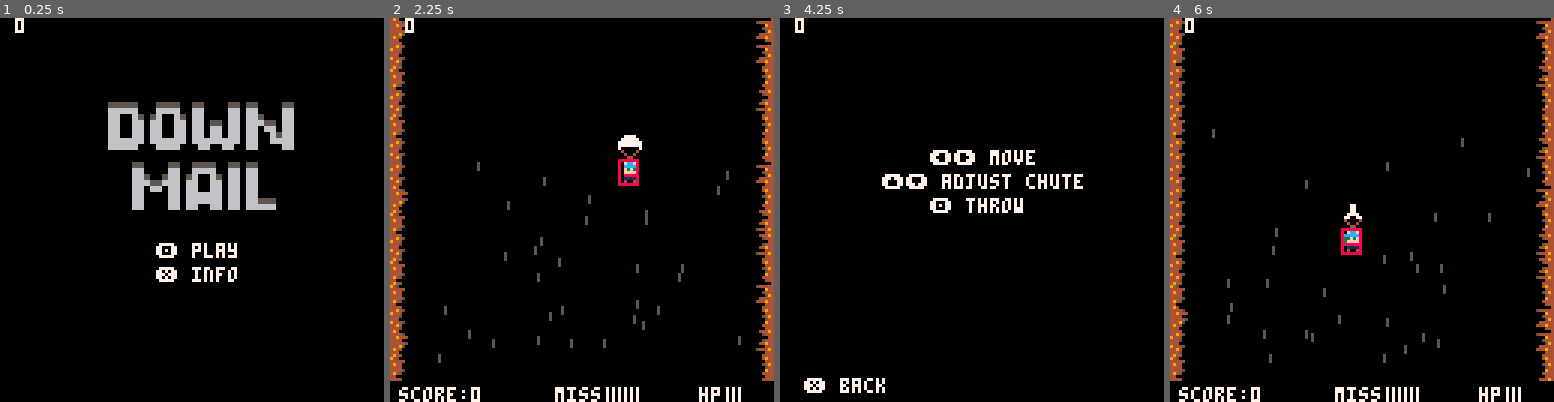
Above: before the commit, frames 1-4 (left to right).
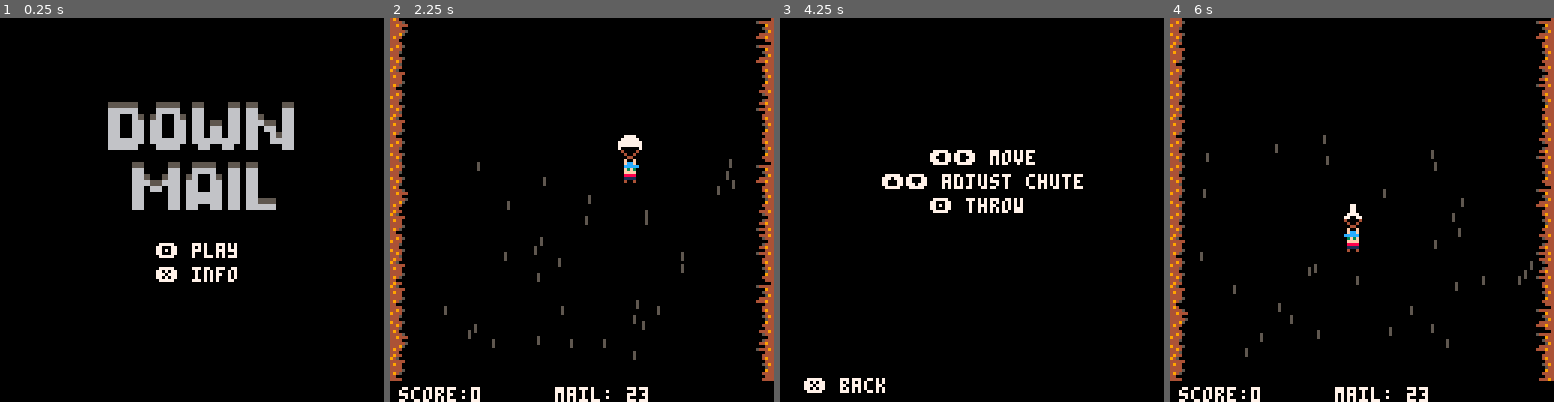
Above: after the commit, the same moments.

Repository: sugarvoid/down-mail
Game: PICO-8 cartridge down_mail.p8
The game is run twice, just before and just after one commit, with the same random seed, the same clock (stepped at 60 frames per second) and the same inputs.
Inputs:
- Up to frame 1 (0.25 s): no input
- Up to frame 2 (2.25 s): tap X (X key) at 0.33, 1.07, 1.85 s; tap O (Z key) at 0.7, 1.7, 2.1 s; hold Right 1.6-2.1 s; hold Up from 2.15 s (still down)
- Up to frame 3 (4.25 s): release Up at 2.42 s; hold Right 2.47-3.03 s; tap O (Z key) every 0.4 s from 2.5 to 4.1 s; tap X (X key) at 2.97, 4.08 s; hold Left 3.08-3.58 s; hold Down 3.63-3.97 s; hold Right from 4.02 s (still down)
- Up to frame 4 (6 s): tap O (Z key) every 0.4 s from 4.5 to 5.7 s; release Right at 4.68 s; hold Up 4.73-5.03 s; hold Left 5.08-5.68 s; tap X (X key) at 5.2 s; hold Down from 5.73 s (still down)

The runs differ from the first frame. In frame 1, less than 0.1% of the frame differs, in the area x 3-7%, y 0-4%; in frame 2, 1.1%; in frame 3, less than 0.1%; in frame 4, 2.0%, in the area x 3-95%, y 0-100%.

Commit message:
Remove more unused code

Diff:
--- a/src/letter.lua
+++ b/src/letter.lua
@@ -54,12 +54,9 @@
         if self.x <= 0 or self.x >= 120 then
             if g_state == gamestates.game then
                 p1.misses += 1
-                if #twisters < 3 then
+                if #twisters < 10 then
                    spawn_twister(self.x, self.y)
                    sfx(14)
-                elseif #twisters == 3 then
-                    --test_wormhole = worm_hole.new(p1.x, p1.y)
-                    --twisters = {}
                 end
                 explode(self.x, self.y, 3, 4, 4, 10)
             end
--- a/src/mailbox.lua
+++ b/src/mailbox.lua
@@ -2,8 +2,10 @@
 mailbox.__index = mailbox
 mailboxes = {}
 
-function spawn_mbox(lane)
+function spawn_mbox(lane, id)
     local _mb = setmetatable({}, mailbox)
+    _mb.r_id = id
+    _mb.is_customer = residents[id][1]
     _mb.m_type = nil --[[
         1=customer
         2=non_customers
@@ -11,23 +13,31 @@
         4=rainbow
     ]]
 
-    local rand = rnd()
+    if _mb.is_customer then
+        _mb.b_col = 12
+    else
+        _mb.b_col = 2
+    end
+
+    _mb.m_type = 1
+
+
 
     _mb.speed = rnd({0.7, 0.9, 1.3})
 
-	if rand <= 0.50 then -- 50% customer
-        _mb.m_type = 1
-        _mb.b_col = 12
-        --mb_tracker[1] += 1
-	elseif rand <= 0.90 then -- 40% non_customer
-		_mb.m_type = 2
-        _mb.b_col = 2
-        --mb_tracker[2] += 1
-	else                 -- 10% bonus
-		_mb.m_type = 3
-        _mb.b_col = 11
-        _mb.speed = 1.6
-	end
+	-- if rand <= 0.50 then -- 50% customer
+
+    --     _mb.b_col = 12
+    --     --mb_tracker[1] += 1
+	-- elseif rand <= 0.90 then -- 40% non_customer
+	-- 	_mb.m_type = 2
+    --     _mb.b_col = 2
+    --     --mb_tracker[2] += 1
+	-- else                 -- 10% bonus
+	-- 	_mb.m_type = 3
+    --     _mb.b_col = 11
+    --     _mb.speed = 1.6
+	-- end
 
     _mb.lane = lane
     _mb.x = lanes[lane][1]
@@ -36,7 +46,7 @@
     _mb.img = 21
     _mb.empty = true
     _mb.damaged = false
-    _mb.dx = 1.3
+    --_mb.dx = 1.3
     add(mailboxes, _mb)
     update_lane(lane, true)
 end
@@ -50,9 +60,9 @@
     end
 
     if self.y <= -16 then
-        if self.empty and self.b_col ~= 11 then
+        if self.empty and self.is_customer then
             print_debug("in update")
-            self:on_miss()
+            self:unsubscribe("miss")
         end
         del(mailboxes, self)
         update_lane(self.lane, false)
@@ -63,27 +73,17 @@
     end
 end
 
-function mailbox:on_miss()
-    print_debug("on missed called")
-    p1.missed_mb += 1
-    if p1.missed_mb == 5 then
-        goto_gameover(3)
-    end
-end
-
 function mailbox:take_damage()
     if self.empty then
        offset = 0.1
         sfx(3)
+        if self.empty and self.is_customer then
+            self:unsubscribe("crash")
+        end
         self.damaged = true
         self.img = 22
         self.speed = -2
-        p1.damaged_mb += 1
-        if p1.damaged_mb == 3 then
-            goto_gameover(3)
-        end
     end
-
 end
 
 function mailbox:draw()
@@ -116,27 +116,20 @@
 
 function mailbox:on_good_letter(_score)
     self.empty = false
+    self.img = 20
+    self.speed = 4
+    explode(self.x, self.y, 2, 6, self.b_col, 10)
+    sfx(4)
 
-    if self.b_col == 11 then
-        p1.deliveries += 1
-        update_score(10 * flr(_score) * 2)
-        deliveries[3] += 1
-        self.img = 20
-        self.speed = 4
-        explode(self.x, self.y, 2, 6, self.b_col, 10)
-        sfx(21)
-    else
-        p1.deliveries += 1
-        sfx(4)
+    if self.is_customer then
         update_score(10 * flr(_score))
-        --self:check(_score)
-        self.img = 20
-        explode(self.x, self.y, 2, 6, self.b_col, 10)
-        self.speed = 4
-    --else
-        --TODO: Make explode instead
-        --self:take_damage()
     end
 
+end
+
+
+function mailbox:unsubscribe(reason)
+    -- Change mailbox to a non-customer (red one)
+    residents[self.r_id][1] = false
 
 end
--- a/src/main.lua
+++ b/src/main.lua
@@ -1,3 +1,19 @@
+
+is_debug = false
+
+all_clocks = {
+    __clocks ={},
+    update=function(self)
+        for c in all(self.__clocks) do
+            c:update()
+        end
+    end,
+    add=function(self, c)
+        add(self.__clocks, c)
+    end,
+}
+
+
 
 
 function update_objects()
@@ -18,7 +34,7 @@
 function restart_game()
     misses_gui_x = 70
     day = 1
-    deliveries = { 0, 0, 0 }
+    --deliveries = { 0, 0, 0 }
     intro_t = 30 * 6
     day_t = 30 * 3
     post_t = 30 * 8
@@ -27,16 +43,22 @@
     --set_customers()
     score = 0
     init_wind()
-    deliveries_total = 0
-    missed_mb_total = 0
-    damaged_mb_total = 0
+    --deliveries_total = 0
+    --missed_mb_total = 0
+    --damaged_mb_total = 0
     p1 = init_player()
     change_state(gamestates.title)
 end
 
 function _init()
     game_clock = clock.new()
-    max_misses = 6
+    results_clock = clock.new()
+
+    all_clocks:add(game_clock)
+    all_clocks:add(results_clock)
+
+
+    --max_misses = 6
     poke(0x5f5c, 255)
     intro_t = 30 * 6
     day_t = 30 * 6
@@ -63,7 +85,7 @@
         { "mediocre mailman,", "does job" },
     }
 
-    is_debug = false
+
     map_y = 0
     game_over_x = -10
     score = 0
@@ -83,6 +105,16 @@
     missed_mb_total = 0
     damaged_mb_total = 0
 
+    customer_count = 10
+    noncustomer_count = 5
+    new_customers = 0
+
+    mailbox_num = 1
+
+
+    residents = {}
+    setup_residents()
+
     restart_game()
 end
 
@@ -133,8 +165,6 @@
 
         print(game_clock.seconds, 8, 0)
     end
-
-    print(object_count(), 5, 0, 7)
 end
 
 function check_input()
@@ -180,11 +210,11 @@
 end
 
 function update_play()
-    game_clock:update()
+
+    all_clocks:update()
 
     if game_clock.seconds >= level_length and object_count() == 0 then
         game_clock:stop()
-        print_debug("level over")
         goto_postday_tmr = 60
         sfx(22)
         clear_objs()
@@ -232,7 +262,7 @@
 end
 
 function update_postday()
-    game_clock:update()
+    all_clocks:update()
 
     if game_clock.seconds >= post_day_length then
         game_clock:stop()
@@ -246,7 +276,6 @@
     p1:update()
     update_letters()
     update_particles()
-    --update_rings()
     spawner:update()
 end
 
@@ -255,13 +284,8 @@
     for o in all(objects.back) do
         o:draw()
     end
-    -- if test_wormhole then
-    --     test_wormhole:draw()
-    -- end
-
     p1:draw()
     draw_particles()
-
     for o in all(objects.front) do
         o:draw()
     end
@@ -282,13 +306,13 @@
     map(0, map_y)
     draw_gui()
 
-    if debug then
-        for k, v in ipairs(lanes) do
-            if lanes[k][2] == true then
-                circfill(lanes[k][1] + 4, 119, 2, 10)
-            end
-        end
-    end
+    -- if debug then
+    --     for k, v in ipairs(lanes) do
+    --         if lanes[k][2] == true then
+    --             circfill(lanes[k][1] + 4, 119, 2, 10)
+    --         end
+    --     end
+    -- end
 end
 
 function draw_title()
@@ -364,45 +388,31 @@
 function draw_gui()
     rectfill(0, 121, 128, 128, 0)
     print("score:" .. score, 3, 123, 7)
-    print("hp", 103, 123, 7)
-
-    for i = 1, p1.max_health, 1 do
-        pset(110 + (2 * i), 123, 5)
-        pset(110 + (2 * i), 124, 5)
-        pset(110 + (2 * i), 125, 5)
-        pset(110 + (2 * i), 126, 5)
-        pset(110 + (2 * i), 127, 5)
-    end
-
-    for i = 1, p1.life, 1 do
-        pset(110 + (2 * i), 123, 7)
-        pset(110 + (2 * i), 124, 7)
-        pset(110 + (2 * i), 125, 7)
-        pset(110 + (2 * i), 126, 7)
-        pset(110 + (2 * i), 127, 7)
-    end
-
-    print("miss", 55, 123, 7)
-
-    for i = 1, max_misses, 1 do
-        pset(misses_gui_x + (2 * i), 123, 5)
-        pset(misses_gui_x + (2 * i), 124, 5)
-        pset(misses_gui_x + (2 * i), 125, 5)
-        pset(misses_gui_x + (2 * i), 126, 5)
-        pset(misses_gui_x + (2 * i), 127, 5)
-    end
-
-    for i = 1, max_misses - p1.missed_mb, 1 do
-        pset(misses_gui_x + (2 * i), 123, 7)
-        pset(misses_gui_x + (2 * i), 124, 7)
-        pset(misses_gui_x + (2 * i), 125, 7)
-        pset(misses_gui_x + (2 * i), 126, 7)
-        pset(misses_gui_x + (2 * i), 127, 7)
-    end
+    -- print("hp", 103, 123, 7)
+
+    -- for i = 1, p1.max_health, 1 do
+    --     pset(110 + (2 * i), 123, 5)
+    --     pset(110 + (2 * i), 124, 5)
+    --     pset(110 + (2 * i), 125, 5)
+    --     pset(110 + (2 * i), 126, 5)
+    --     pset(110 + (2 * i), 127, 5)
+    -- end
+
+    -- for i = 1, p1.life, 1 do
+    --     pset(110 + (2 * i), 123, 7)
+    --     pset(110 + (2 * i), 124, 7)
+    --     pset(110 + (2 * i), 125, 7)
+    --     pset(110 + (2 * i), 126, 7)
+    --     pset(110 + (2 * i), 127, 7)
+    -- end
+
+    print("mail: "  .. 23, 55, 123, 7)
+
+
 end
 
 function start_level()
-    game_clock.is_running = true
+    game_clock:start()
 end
 
 function advance_day()
@@ -412,9 +422,9 @@
     day_t = 30 * 3
     post_t = 30 * 6
 
-    deliveries_total += p1.deliveries
-    missed_mb_total += p1.missed_mb
-    damaged_mb_total += p1.damaged_mb
+    --deliveries_total += p1.deliveries
+    --missed_mb_total += p1.missed_mb
+    --damaged_mb_total += p1.damaged_mb
     p1 = init_player()
 
     g_state = gamestates.day_title
@@ -426,20 +436,20 @@
     g_state = new_state
 end
 
-function angle_lerp(angle1, angle2, t)
-    angle1 = angle1 % 1
-    angle2 = angle2 % 1
-
-    if abs(angle1 - angle2) > 0.5 then
-        if angle1 > angle2 then
-            angle2 += 1
-        else
-            angle1 += 1
-        end
-    end
-
-    return ((1 - t) * angle1 + t * angle2) % 1
-end
+-- function angle_lerp(angle1, angle2, t)
+--     angle1 = angle1 % 1
+--     angle2 = angle2 % 1
+
+--     if abs(angle1 - angle2) > 0.5 then
+--         if angle1 > angle2 then
+--             angle2 += 1
+--         else
+--             angle1 += 1
+--         end
+--     end
+
+--     return ((1 - t) * angle1 + t * angle2) % 1
+-- end
 
 function print_debug(str)
     printh("debug: " .. str, 'debug.txt')
@@ -494,16 +504,6 @@
         2=missing
         3=fired
     ]] --
-    -- if reason == 1 then
-    --     end_text = endings[1]
-    --     ending_idx = 1
-    -- elseif reason == 2 then
-    --     end_text = endings[2]
-    --     ending_idx = 2
-    -- elseif reason == 3 then
-    --     end_text = endings[3]
-    --     ending_idx = 3
-    -- end
     end_text = endings[reason]
     ending_idx = reason
     sfx(19)
@@ -560,3 +560,15 @@
 function update_score(val)
     score = mid(0, score + val, 32000)
 end
+
+
+function setup_residents()
+    for _ = 1, customer_count do
+        add(residents, {true})
+    end
+    for _ = 1, noncustomer_count do
+        add(residents, {false})
+    end
+    shuffle(residents)
+    add(residents, {}) --Hacky way to handle spawning all mailboxes.
+end
--- a/src/player.lua
+++ b/src/player.lua
@@ -28,8 +28,7 @@
     _p.throws = 0
     _p.misses = 0
     _p.a = 0
-    _p.damaged_mb = 0
-    _p.missed_mb = 0
+    --_p.damaged_mb = 0
     _p.deliveries = 0
     _p.hitbox = hitbox.new(_p, _p.w, _p.h)
     return _p
@@ -74,7 +73,7 @@
 
     --draw_hitbox(self)
 
-    draw_hb(self.hitbox)
+    --draw_hb(self.hitbox)
 
 
 end
--- a/src/spawner.lua
+++ b/src/spawner.lua
@@ -1,3 +1,13 @@
+
+local function __spawn_mailbox(resident_id)
+    if mailbox_num < #residents then
+        local lane = get_available_lane()
+        spawn_mbox(lane, mailbox_num)
+        mailbox_num = mid(0,mailbox_num+1,#residents)
+    end
+end
+
+
 lanes = {
     { 16,  false },
     { 25,  false },
@@ -62,14 +72,12 @@
                 end
 
                 if self.mail_box <= 0 then
-                    local lane = get_available_lane()
-                    spawn_mbox(lane)
+                    __spawn_mailbox(mailbox_num)
                     self.mail_box = randsec_rang(1, 4)
                 end
 
                 if self.mail_box_2 <= 0 then
-                    local lane = get_available_lane()
-                    spawn_mbox(lane)
+                    __spawn_mailbox(mailbox_num)
                     self.mail_box_2 = randsec_rang(2, 5)
                 end
 
@@ -87,8 +95,6 @@
                 for r in all(rocks) do
                     r:update()
                 end
-            elseif g_state == gamestates.bonus then
-
             end
         end
     end,
--- a/src/twister.lua
+++ b/src/twister.lua
@@ -11,7 +11,7 @@
     --_t.next_position = nil
     _t.life_timer = 120
     _t.move_timer = 60
-    _t.target = p1
+    --_t.target = p1
     _t.anim = { 51, 52, 53 }
     _t.tick = 0
     _t.frame = 1
@@ -47,7 +47,6 @@
         --self.target = nil --{ x = randi_rang(10,100), y = 125, type = "exit" }
         self.speed = 3
        -- self.prox = 0.8
-        p1.move_speed = 1.5
     end
     self.move_timer -= 1
     if self.move_timer <= 0 then
@@ -82,9 +81,7 @@
 end
 
 function twister:draw()
-    if debug then
-       print(self.dis, self.x, self.y - 8)
-    end
+
 
     spr(self.anim[self.frame], self.x, self.y, 1, 1)
 
